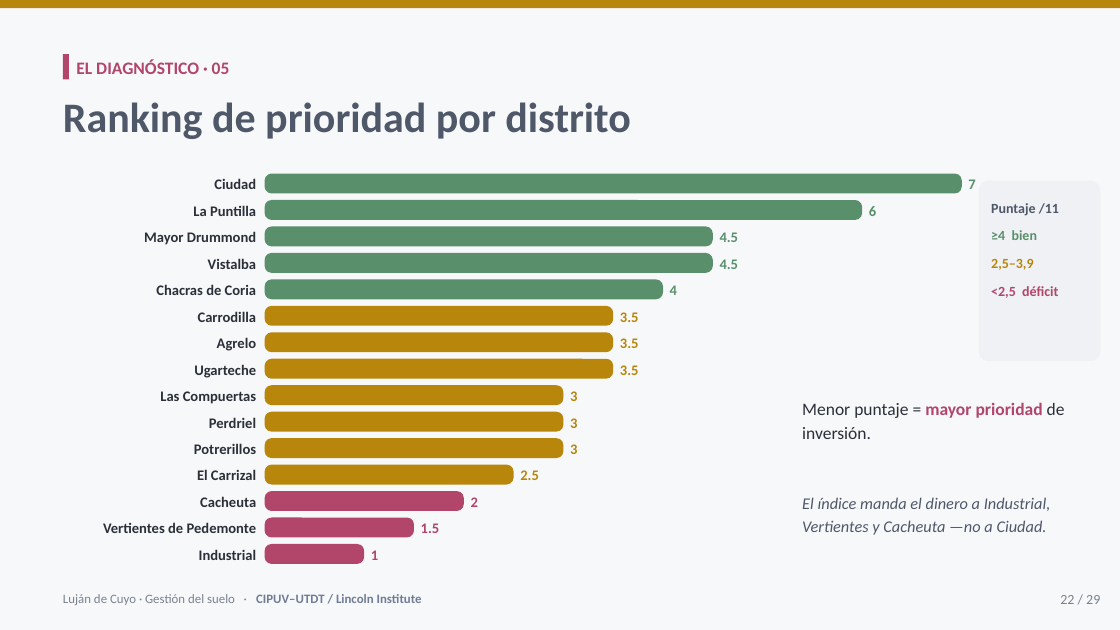
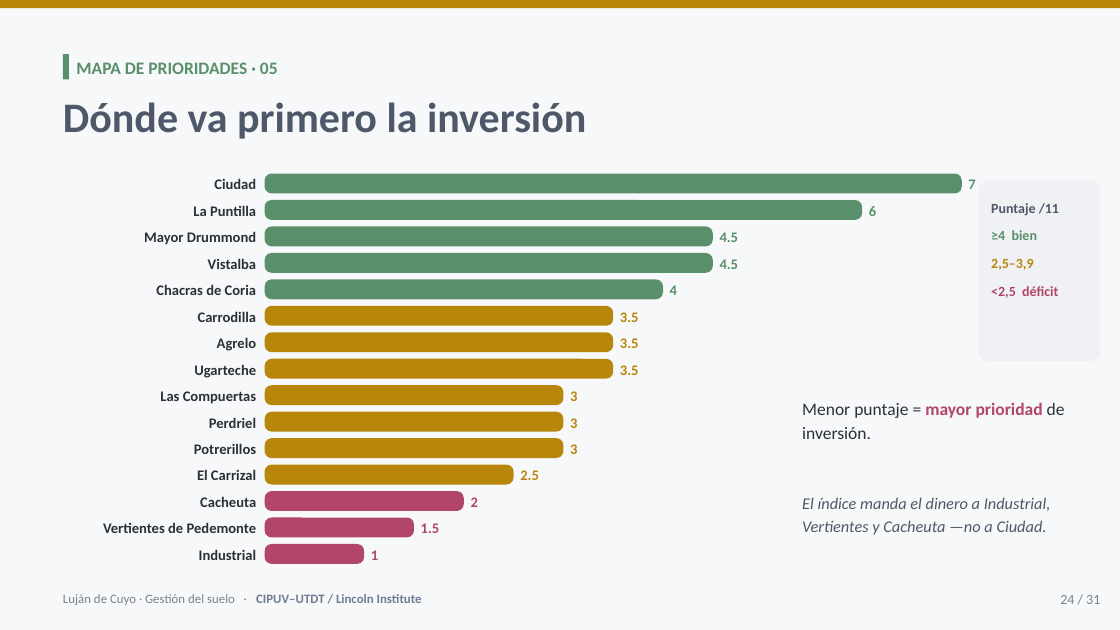
Before and after one commit to cgoytia-droid/cgoytia-droid.github.io, a slide deck: slide 24 of presentations/lujan-de-cuyo-gestion-suelo.pptx (slide 22 before the commit). Drawn at 1120x630 pixels with LibreOffice and Linux fonts; fonts in the diff are those of the drawing. Boxes give left, top, right and bottom in pixels: in the first picture for what was removed or moved away, otherwise in the second. Text is boxed around its words. In the diff, an @@ line names an element or a change of style, - is before the commit and + after.

```diff
--- a/presentations/lujan-de-cuyo-gestion-suelo.pptx
+++ b/presentations/lujan-de-cuyo-gestion-suelo.pptx
@@ rectangle at box(63, 55, 69, 80): fill #B1456A to #5A8F6B @@
@@ text at box(76, 62, 278, 74): text changed; text colour #B1456A to #5A8F6B @@
-EL DIAGNÓSTICO · 05
+MAPA DE PRIORIDADES · 05
@@ text at box(63, 102, 586, 139): text changed @@
-Ranking de prioridad por distrito
+Dónde va primero la inversión
@@ text at box(1060, 595, 1100, 604): text changed @@
-22 / 29
+24 / 31
```
Also in this commit, not shown: 24 other slides changed, 2 slides added, 2 other files.
